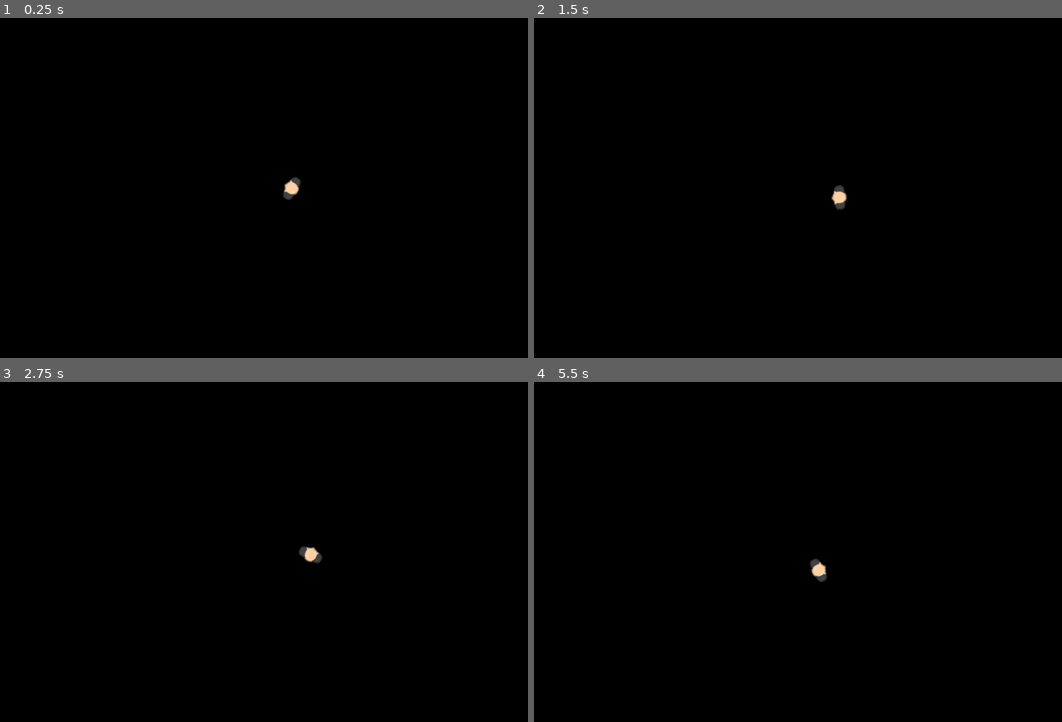
Above: before the commit, frames 1-4 (two rows, left to right).
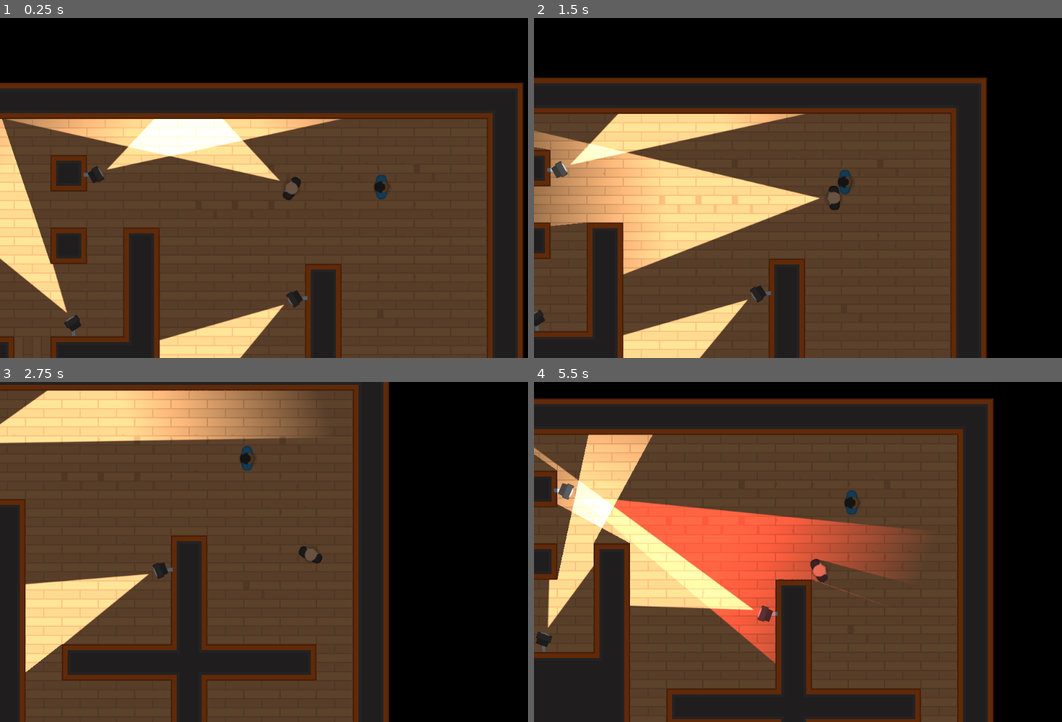
Above: after the commit, the same moments.

Repository: kleimaj/top-down-sneaky
Game: Godot game, scene res://Levels/TemplateLevel.tscn
The game is run twice, just before and just after one commit, with the same random seed, the same clock (stepped at 60 frames per second) and the same inputs. Before the commit the project starts from res://Characters/Player.tscn.
Inputs (mouse positions are in pixels of both pictures, inside the frame that each line leads up to):
- Up to frame 1 (0.25 s): no input
- Up to frame 2 (1.5 s): tap Enter at 0.5 s; move the mouse to (951, 171) at 0.52 s; hold D (move_right) 0.53-1.28 s; tap Space (fire) at 0.6, 1.35 s; move the mouse to (708, 205) at 1.27 s; hold S (move_down) from 1.28 s (still down)
- Up to frame 3 (2.75 s): move the mouse to (348, 477) at 2.02 s; release S (move_down) at 2.03 s; hold D (move_right) from 2.03 s (still down); tap Space (fire) at 2.1 s
- Up to frame 4 (5.5 s): move the mouse to (798, 620) at 2.77 s; release D (move_right) at 2.78 s; hold W (move_up) 2.78-3.53 s; tap Space (fire) every 0.75 s from 2.85 to 5.1 s; move the mouse to (998, 603) at 3.52 s; hold A (move_left) 3.53-5.03 s; move the mouse to (650, 501) at 4.27 s; move the mouse to (856, 552) at 5.02 s; hold S (move_down) from 5.03 s (still down)

The runs differ from the first frame. In frame 1, 80% of the frame differs, in the area x 0-100%, y 19-100%; in frame 2, 71%; in frame 3, 74%; in frame 4, 83%, in the area x 0-88%, y 4-100%.

Commit message:
adds camera functionality to detect player in FOV

Diff:
--- a/Characters/NPCs/Camera.tscn
+++ b/Characters/NPCs/Camera.tscn
@@ -1,8 +1,9 @@
-[gd_scene load_steps=6 format=2]
+[gd_scene load_steps=7 format=2]
 
 [ext_resource path="res://Lightmaps/Torch.tscn" type="PackedScene" id=1]
 [ext_resource path="res://GFX/PNG/Tiles/tile_536.png" type="Texture" id=2]
 [ext_resource path="res://GFX/PNG/Tiles/tile_463.png" type="Texture" id=3]
+[ext_resource path="res://Characters/NPCs/PlayerDetection.gd" type="Script" id=4]
 
 [sub_resource type="RectangleShape2D" id=1]
 
@@ -33,6 +34,7 @@
 [node name="CameraBody" type="KinematicBody2D" parent="."]
 position = Vector2( 6.38855, 0.117985 )
 rotation = -0.523599
+script = ExtResource( 4 )
 __meta__ = {
 "_edit_group_": true
 }
--- /dev/null
+++ b/Characters/NPCs/PlayerDetection.gd
@@ -0,0 +1,21 @@
+extends "res://Characters/TemplateCharacter.gd"
+
+const FOV_TOLERANCE = 20
+const RED = Color(1,0.25,0.25)
+const WHITE = Color(1,1,1)
+
+var Player
+
+func _ready():
+	Player = get_node("/root").find_node("Player", true, false)
+
+func _process(delta):
+	if Player_in_FOV():
+		$Torch.color = RED
+	else:
+		$Torch.color = WHITE
+
+func Player_in_FOV():
+	var npc_facing_direction = Vector2(1, 0).rotated(global_rotation)
+	var direction_to_Player = (Player.position - global_position).normalized()
+	return abs(direction_to_Player.angle_to(npc_facing_direction)) < deg2rad(FOV_TOLERANCE)
--- a/project.godot
+++ b/project.godot
@@ -16,7 +16,7 @@
 [application]
 
 config/name="TopDownSneaky"
-run/main_scene="res://Characters/Player.tscn"
+run/main_scene="res://Levels/TemplateLevel.tscn"
 config/icon="res://icon.png"
 
 [input]
Not shown: 3 places in Tiles/Tiles.tres that only renumber resources
